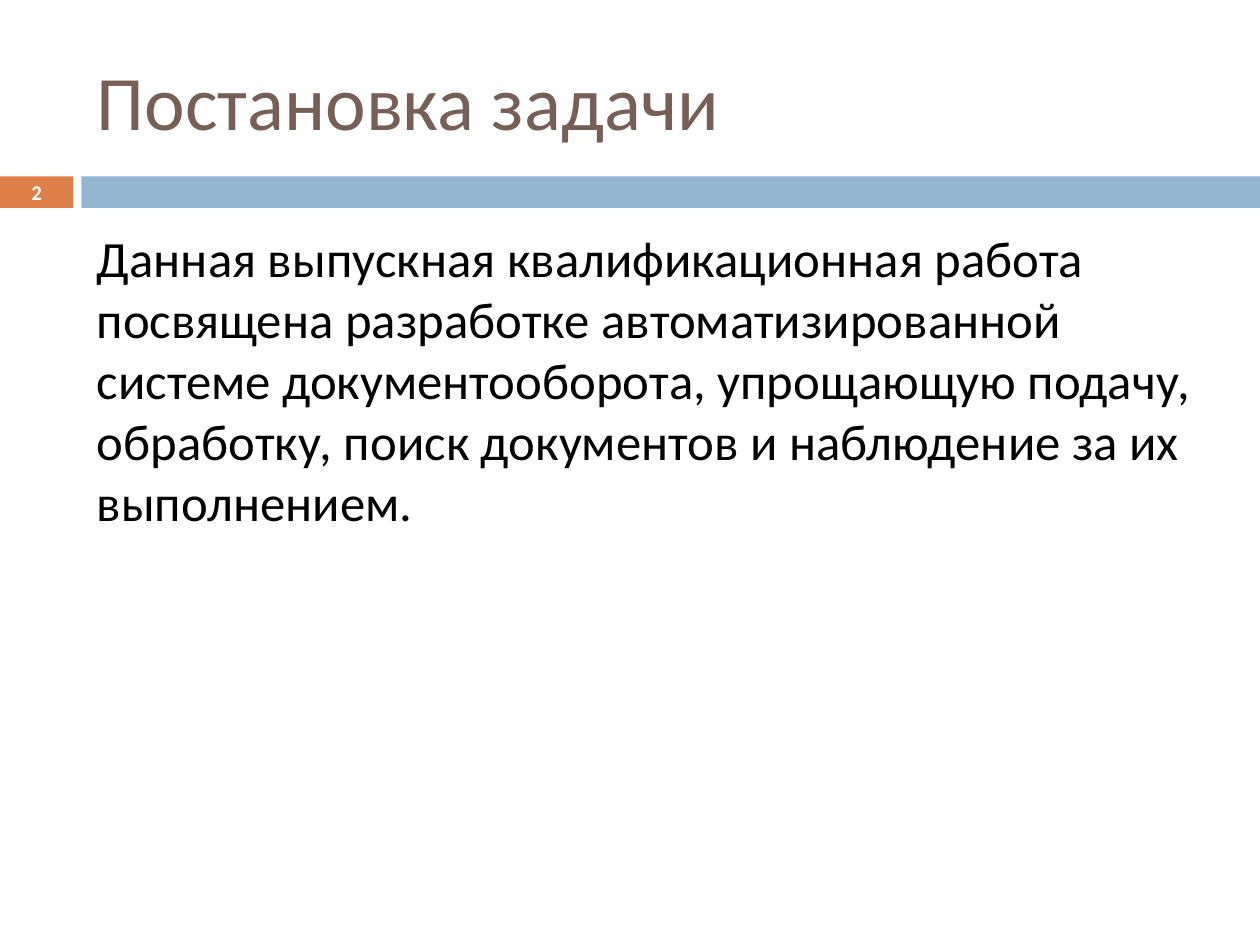
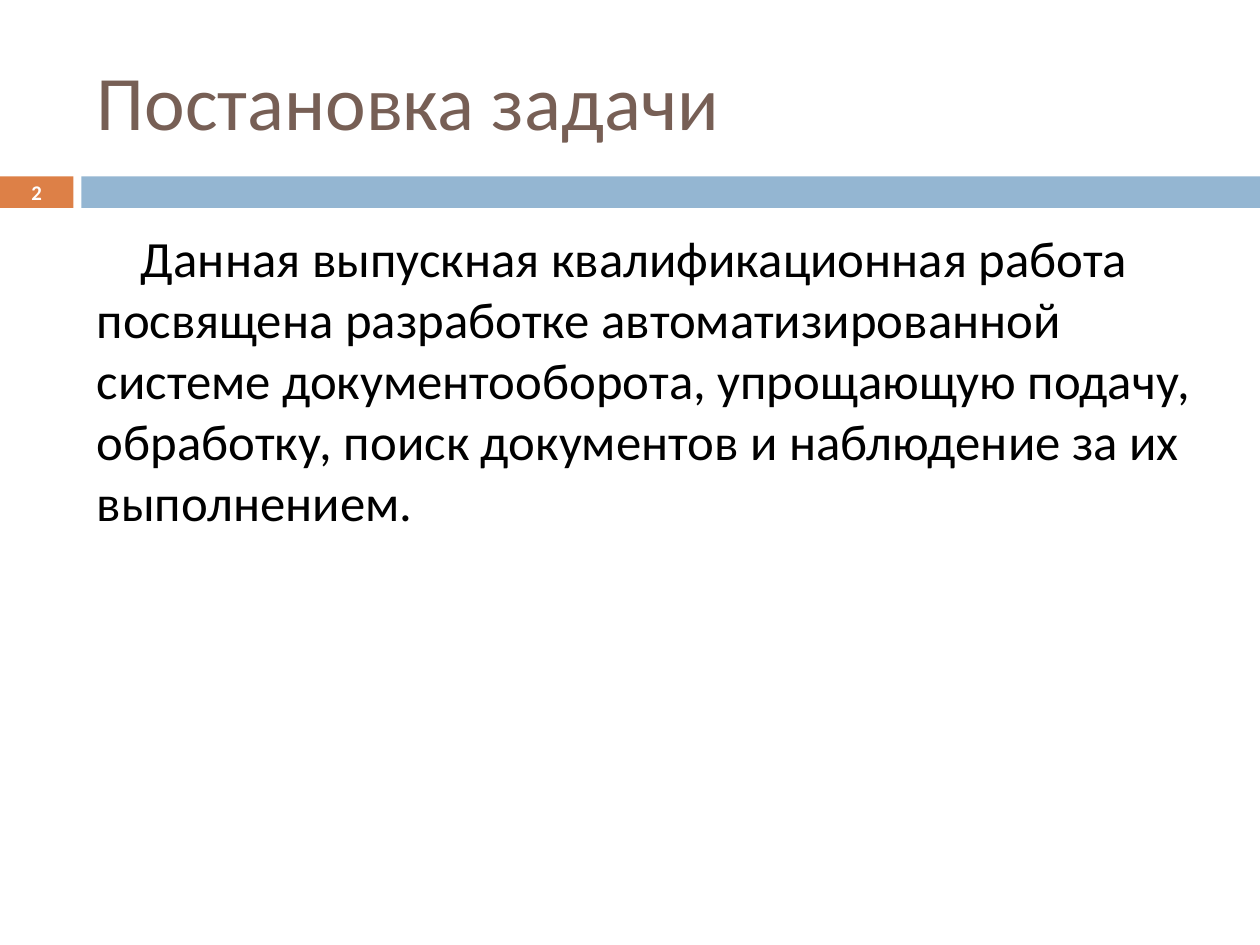
Before and after one commit to Datel777/DIPLOM, a slide deck: slide 2 of Презентация psv46.pptx. Drawn at 1260x945 pixels with LibreOffice and Linux fonts; fonts in the diff are those of the drawing. Boxes give left, top, right and bottom in pixels: in the first picture for what was removed or moved away, otherwise in the second. Text is boxed around its words. In the diff, an @@ line names an element or a change of style, - is before the commit and + after.

```diff
--- a/Презентация psv46.pptx
+++ b/Презентация psv46.pptx
@@ text "Данная выпускная квалификационная работа посвящена ..." at box(97, 242, 1190, 522): indent changed @@
```
Also in this commit, not shown: 1 slide added, 5 other files.
